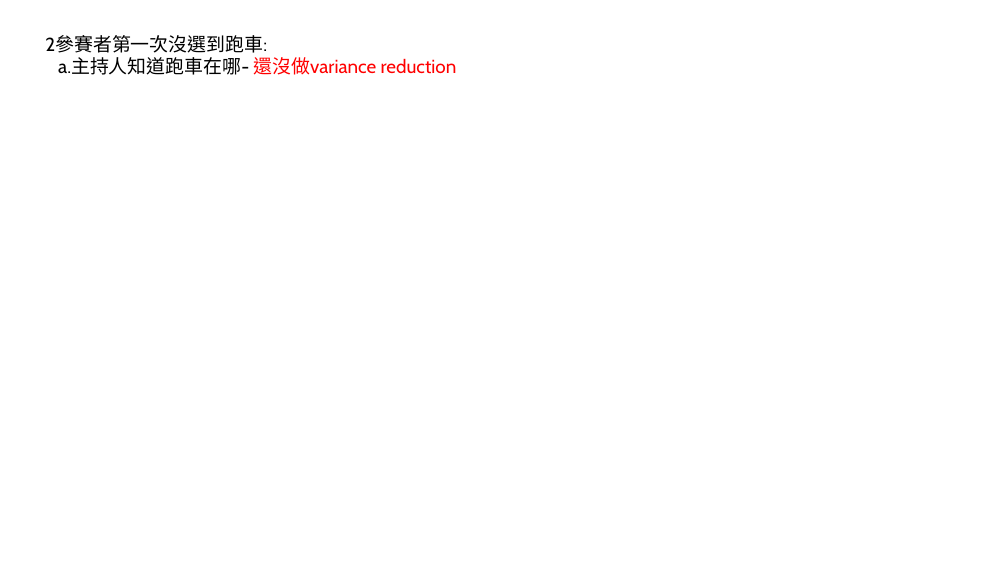
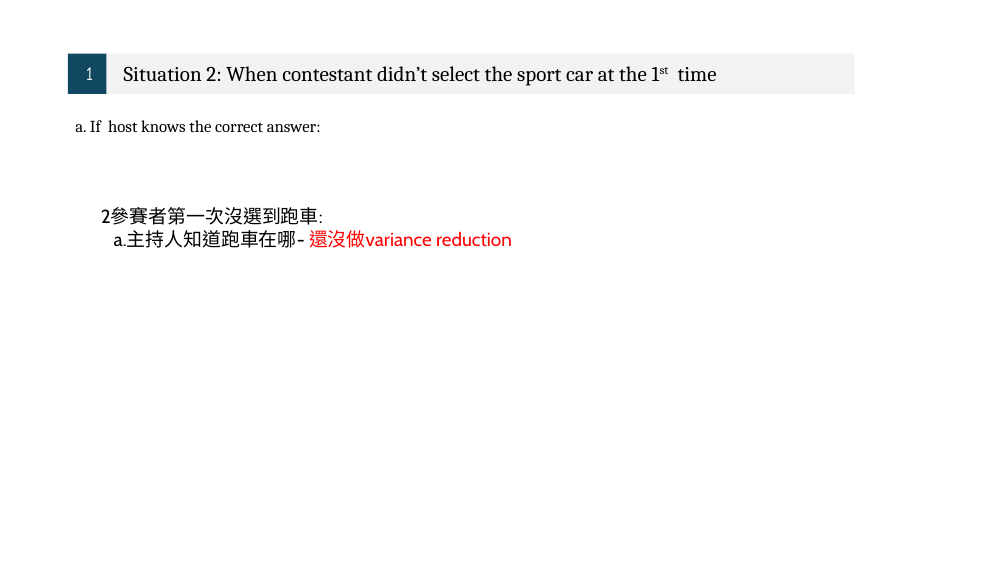
Before and after one commit to Sheena0210/monty-hall-simulation, a slide deck: slide 9 of 統計計算.pptx (slide 10 before the commit). Drawn at 1008x567 pixels with LibreOffice and Linux fonts; fonts in the diff are those of the drawing. Boxes give left, top, right and bottom in pixels: in the first picture for what was removed or moved away, otherwise in the second. Text is boxed around its words. In the diff, an @@ line names an element or a change of style, - is before the commit and + after.

```diff
--- a/統計計算.pptx
+++ b/統計計算.pptx
@@ group added at (68, 54, 855, 94): 2 rectangles, 2 texts @@
+1
+Situation 2: When contestant didn’t select the sport car at the 1st time
@@ text added at (75, 120, 321, 132), 16 pt, text #000000 @@
+a. If host knows the correct answer:
@@ text "2參賽者第一次沒選到跑車:": place and size @@
-text "2參賽者第一次沒選到跑車:" at (45, 35, 457, 75)
+text "2參賽者第一次沒選到跑車:" at (101, 207, 512, 248)
```
Also in this commit, not shown: 2 other slides changed, 5 slides added, 9 slides removed.
